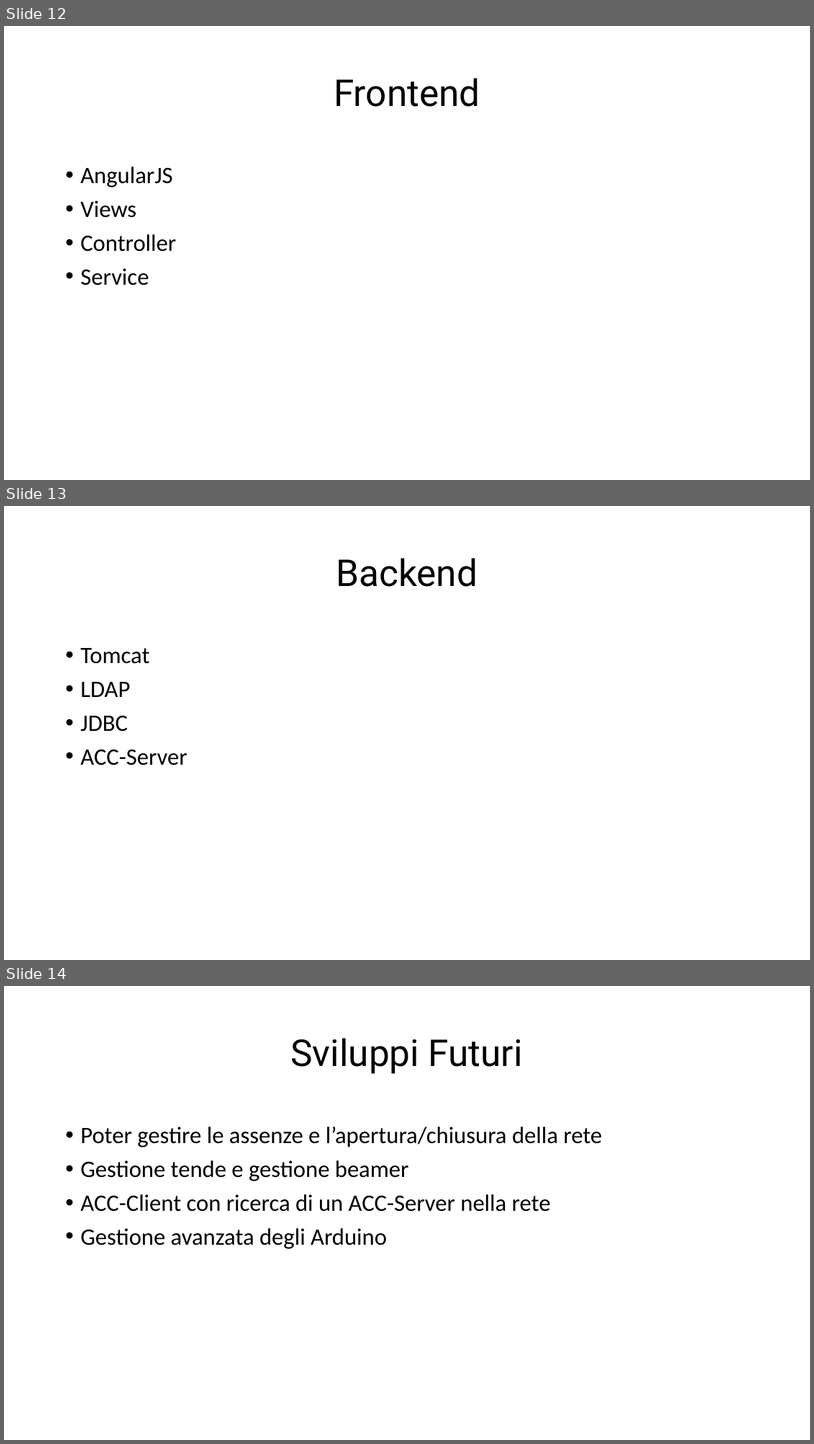
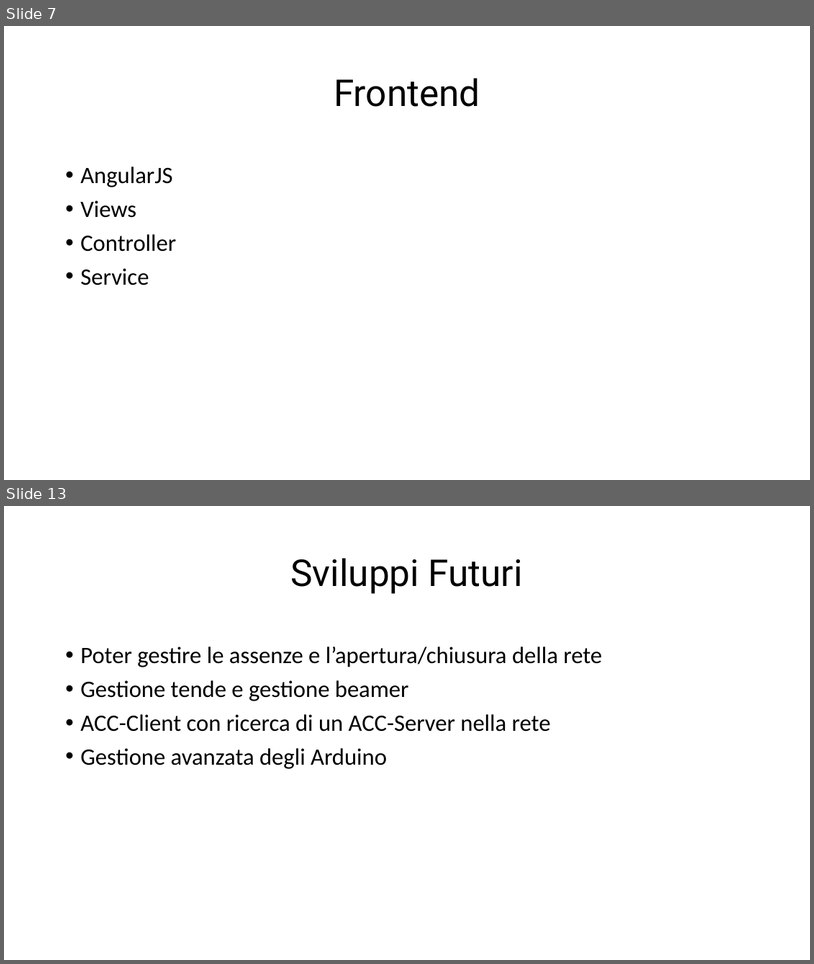
Before and after one commit to giuliobosco/domotics, a slide deck: consegna/Presentazione_ProgettoDomotica_Ruberto_Bosco_Gübli.pptx. Shown one above the other, each under a label of ours: slides 12, 13 and 14 before the commit, slides 7 and 13 after it; the slides between them are not shown. The pictures are 814x1444 and 814x964 pixels, drawn with LibreOffice and Linux fonts; fonts in the diff are those of the drawing. Boxes give left, top, right and bottom in pixels: in the first picture for what was removed or moved away, otherwise in the second. Text is boxed around its words. In the diff, an @@ line names an element or a change of style, - is before the commit and + after.

```diff
--- a/consegna/Presentazione_ProgettoDomotica_Ruberto_Bosco_Gübli.pptx
+++ b/consegna/Presentazione_ProgettoDomotica_Ruberto_Bosco_Gübli.pptx
@@ slide 13 removed at (4,506,810,960), background #FFFFFF @@
@@ title removed at (336,558,478,587) @@
-Backend
@@ text removed at (80,648,187,765) @@
-• Tomcat
-• LDAP
-• JDBC
-• ACC-Server
@@ what was slide 12 is now slide 7 @@
@@ what was slide 14 is now slide 13 @@
```
Also in this commit, not shown: 1 slide changed, 1 slide added, 1 other slide removed.
